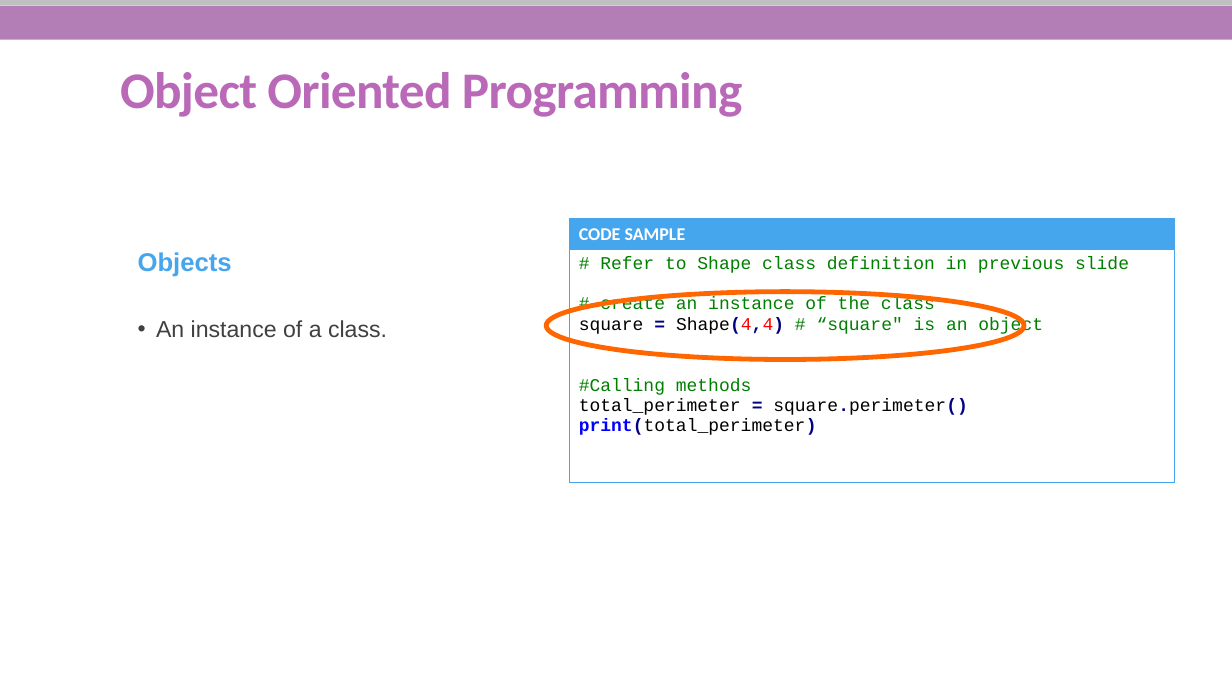
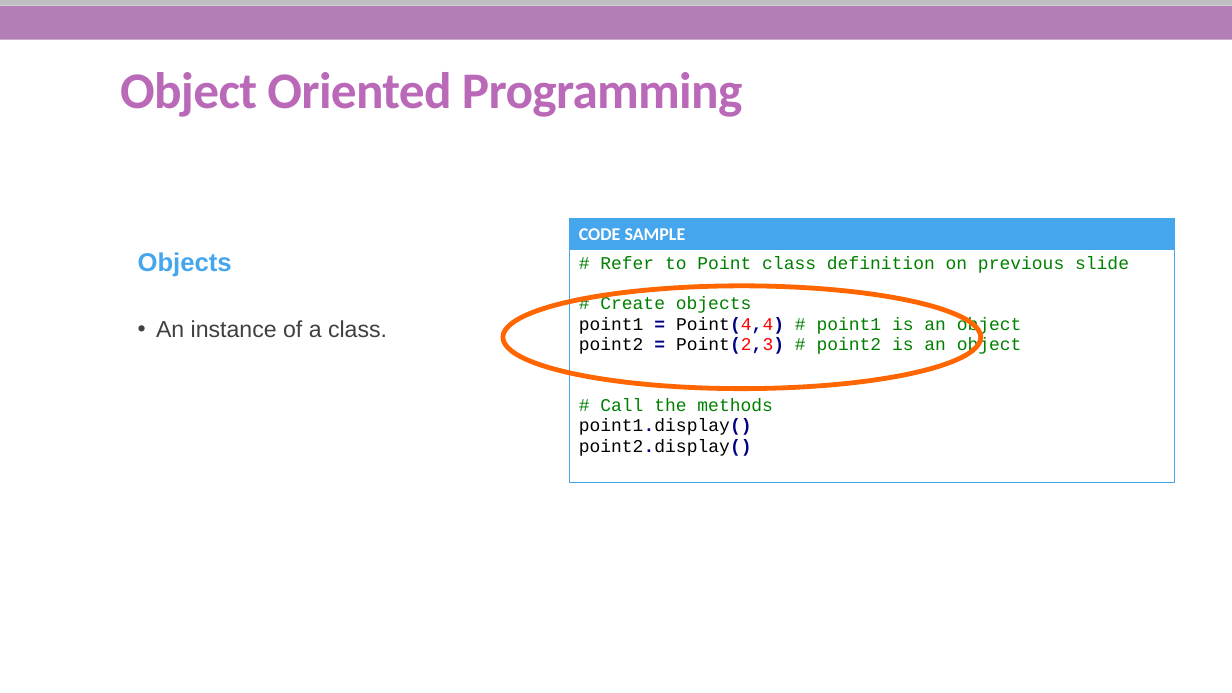
Before and after one commit to She-Codes-Now/Intro-to-Python, a slide deck: slide 26 of Python-SheCodesNow_updated.pptx. Drawn at 1232x693 pixels with LibreOffice and Linux fonts; fonts in the diff are those of the drawing; background and template pictures are left out. Boxes give left, top, right and bottom in pixels: in the first picture for what was removed or moved away, otherwise in the second. Text is boxed around its words. In the diff, an @@ line names an element or a change of style, - is before the commit and + after.

```diff
--- a/Python-SheCodesNow_updated.pptx
+++ b/Python-SheCodesNow_updated.pptx
@@ table at (x1=569, y1=218, x2=1174, y2=482) @@
@@ row 2, column 1: "# Refer to Shape class definition in previous slide / # create an instance of the class / square = Shape(4,4) # “square" is an object / #Calling methods / total_perimeter = square.perimeter() / print(total_perimeter)" to "# Refer to Point class definition on previous slide / # Create objects / point1 = Point(4,4) # point1 is an object / point2 = Point(2,3) # point2 is an object / # Call the methods / point1.display() / point2.display()" @@
@@ ellipse resized from (x1=546, y1=292, x2=1024, y2=360) to (x1=503, y1=286, x2=981, y2=388) @@
```
Also in this commit, not shown: 12 other slides changed, 3 slides added, 12 slides removed.
